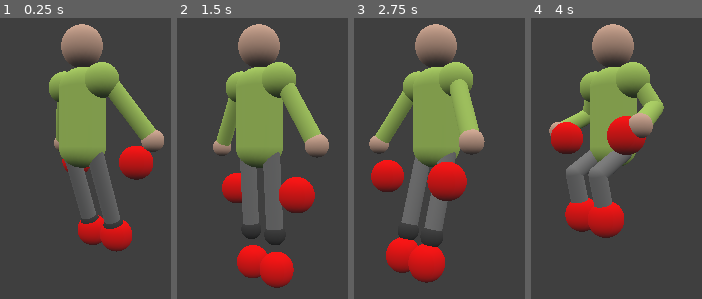
Above: before the commit, frames 1-4 (left to right).
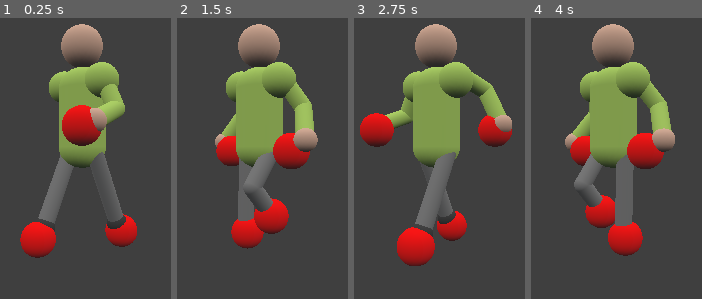
Above: after the commit, the same moments.

Repository: ogilliland/football-game
Game: Godot game, scene res://scenes/game.tscn
Same seed, same stepped clock (60 frames per second), same inputs: the game is played once before the commit and once after it.
Inputs:
- Up to frame 1 (0.25 s): no input
- Up to frame 2 (1.5 s): no input
- Up to frame 3 (2.75 s): no input
- Up to frame 4 (4 s): no input

The runs differ from the first frame. In frame 1, 16% of the frame differs, in the area x 11-96%, y 22-86%; in frame 2, 19%; in frame 3, 22%, in the area x 3-93%, y 19-95%; in frame 4, 19%.

Commit message:
Dynamic character animation

Diff:
--- a/scenes/character.tscn
+++ b/scenes/character.tscn
@@ -26,6 +26,280 @@
 
 [sub_resource type="SpatialMaterial" id=10]
 albedo_color = Color( 0.847059, 0.686275, 0.6, 1 )
+
+[sub_resource type="Animation" id=13]
+length = 0.001
+tracks/0/type = "value"
+tracks/0/path = NodePath("Body/LeftFootTarget:translation")
+tracks/0/interp = 1
+tracks/0/loop_wrap = true
+tracks/0/imported = false
+tracks/0/enabled = true
+tracks/0/keys = {
+"times": PoolRealArray( 0 ),
+"transitions": PoolRealArray( 1 ),
+"update": 0,
+"values": [ Vector3( -0.1, 0, 0 ) ]
+}
+tracks/1/type = "value"
+tracks/1/path = NodePath("Body/RightFootTarget:translation")
+tracks/1/interp = 1
+tracks/1/loop_wrap = true
+tracks/1/imported = false
+tracks/1/enabled = true
+tracks/1/keys = {
+"times": PoolRealArray( 0 ),
+"transitions": PoolRealArray( 1 ),
+"update": 0,
+"values": [ Vector3( 0.1, 0, 0 ) ]
+}
+tracks/2/type = "value"
+tracks/2/path = NodePath("Body/LeftHandTarget:translation")
+tracks/2/interp = 1
+tracks/2/loop_wrap = true
+tracks/2/imported = false
+tracks/2/enabled = true
+tracks/2/keys = {
+"times": PoolRealArray( 0 ),
+"transitions": PoolRealArray( 1 ),
+"update": 0,
+"values": [ Vector3( -0.25, 0.45, 0 ) ]
+}
+tracks/3/type = "value"
+tracks/3/path = NodePath("Body/RightHandTarget:translation")
+tracks/3/interp = 1
+tracks/3/loop_wrap = true
+tracks/3/imported = false
+tracks/3/enabled = true
+tracks/3/keys = {
+"times": PoolRealArray( 0 ),
+"transitions": PoolRealArray( 1 ),
+"update": 0,
+"values": [ Vector3( 0.25, 0.45, 0 ) ]
+}
+tracks/4/type = "value"
+tracks/4/path = NodePath("LeftArm:rotation_degrees")
+tracks/4/interp = 1
+tracks/4/loop_wrap = true
+tracks/4/imported = false
+tracks/4/enabled = true
+tracks/4/keys = {
+"times": PoolRealArray( 0 ),
+"transitions": PoolRealArray( 1 ),
+"update": 0,
+"values": [ Vector3( 0, -180, 10 ) ]
+}
+tracks/5/type = "value"
+tracks/5/path = NodePath("RightArm:rotation_degrees")
+tracks/5/interp = 1
+tracks/5/loop_wrap = true
+tracks/5/imported = false
+tracks/5/enabled = true
+tracks/5/keys = {
+"times": PoolRealArray( 0 ),
+"transitions": PoolRealArray( 1 ),
+"update": 0,
+"values": [ Vector3( 0, -180, -10 ) ]
+}
+
+[sub_resource type="Animation" id=18]
+resource_name = "idle"
+tracks/0/type = "value"
+tracks/0/path = NodePath("Body/LeftFootTarget:translation")
+tracks/0/interp = 1
+tracks/0/loop_wrap = true
+tracks/0/imported = false
+tracks/0/enabled = true
+tracks/0/keys = {
+"times": PoolRealArray( 0 ),
+"transitions": PoolRealArray( 1 ),
+"update": 0,
+"values": [ Vector3( -0.1, 0, 0 ) ]
+}
+tracks/1/type = "value"
+tracks/1/path = NodePath("Body/RightFootTarget:translation")
+tracks/1/interp = 1
+tracks/1/loop_wrap = true
+tracks/1/imported = false
+tracks/1/enabled = true
+tracks/1/keys = {
+"times": PoolRealArray( 0 ),
+"transitions": PoolRealArray( 1 ),
+"update": 0,
+"values": [ Vector3( 0.1, 0, 0 ) ]
+}
+tracks/2/type = "value"
+tracks/2/path = NodePath("Body/LeftHandTarget:translation")
+tracks/2/interp = 1
+tracks/2/loop_wrap = true
+tracks/2/imported = false
+tracks/2/enabled = true
+tracks/2/keys = {
+"times": PoolRealArray( 0 ),
+"transitions": PoolRealArray( 1 ),
+"update": 0,
+"values": [ Vector3( -0.25, 0.45, 0 ) ]
+}
+tracks/3/type = "value"
+tracks/3/path = NodePath("Body/RightHandTarget:translation")
+tracks/3/interp = 1
+tracks/3/loop_wrap = true
+tracks/3/imported = false
+tracks/3/enabled = true
+tracks/3/keys = {
+"times": PoolRealArray( 0 ),
+"transitions": PoolRealArray( 1 ),
+"update": 0,
+"values": [ Vector3( 0.25, 0.45, 0 ) ]
+}
+
+[sub_resource type="Animation" id=16]
+resource_name = "lower_arms"
+tracks/0/type = "value"
+tracks/0/path = NodePath("LeftArm:rotation_degrees")
+tracks/0/interp = 1
+tracks/0/loop_wrap = true
+tracks/0/imported = false
+tracks/0/enabled = true
+tracks/0/keys = {
+"times": PoolRealArray( 0 ),
+"transitions": PoolRealArray( 1 ),
+"update": 0,
+"values": [ Vector3( 0, -180, 10 ) ]
+}
+tracks/1/type = "value"
+tracks/1/path = NodePath("RightArm:rotation_degrees")
+tracks/1/interp = 1
+tracks/1/loop_wrap = true
+tracks/1/imported = false
+tracks/1/enabled = true
+tracks/1/keys = {
+"times": PoolRealArray( 0 ),
+"transitions": PoolRealArray( 1 ),
+"update": 0,
+"values": [ Vector3( 0, -180, -10 ) ]
+}
+
+[sub_resource type="Animation" id=12]
+resource_name = "move"
+length = 2.0
+loop = true
+tracks/0/type = "value"
+tracks/0/path = NodePath("Body/LeftFootTarget:translation")
+tracks/0/interp = 1
+tracks/0/loop_wrap = true
+tracks/0/imported = false
+tracks/0/enabled = true
+tracks/0/keys = {
+"times": PoolRealArray( 0, 0.5, 1, 1.5 ),
+"transitions": PoolRealArray( 1, 1, 1, 1 ),
+"update": 0,
+"values": [ Vector3( -0.1, 0.125, 0 ), Vector3( -0.1, 0, 0.25 ), Vector3( -0.1, 0, 0 ), Vector3( -0.1, 0, -0.25 ) ]
+}
+tracks/1/type = "value"
+tracks/1/path = NodePath("Body/RightFootTarget:translation")
+tracks/1/interp = 1
+tracks/1/loop_wrap = true
+tracks/1/imported = false
+tracks/1/enabled = true
+tracks/1/keys = {
+"times": PoolRealArray( 0, 0.5, 1, 1.5 ),
+"transitions": PoolRealArray( 1, 1, 1, 1 ),
+"update": 0,
+"values": [ Vector3( 0.1, 0, 0 ), Vector3( 0.1, 0, -0.25 ), Vector3( 0.1, 0.125, 0 ), Vector3( 0.1, 0, 0.25 ) ]
+}
+tracks/2/type = "value"
+tracks/2/path = NodePath("Body/LeftHandTarget:translation")
+tracks/2/interp = 1
+tracks/2/loop_wrap = true
+tracks/2/imported = false
+tracks/2/enabled = true
+tracks/2/keys = {
+"times": PoolRealArray( 0, 0.5, 1, 1.5 ),
+"transitions": PoolRealArray( 1, 1, 1, 1 ),
+"update": 0,
+"values": [ Vector3( -0.25, 0.5, 0 ), Vector3( -0.25, 0.625, -0.25 ), Vector3( -0.25, 0.5, 0 ), Vector3( -0.25, 0.625, 0.25 ) ]
+}
+tracks/3/type = "value"
+tracks/3/path = NodePath("Body/RightHandTarget:translation")
+tracks/3/interp = 1
+tracks/3/loop_wrap = true
+tracks/3/imported = false
+tracks/3/enabled = true
+tracks/3/keys = {
+"times": PoolRealArray( 0, 0.5, 1, 1.5 ),
+"transitions": PoolRealArray( 1, 1, 1, 1 ),
+"update": 0,
+"values": [ Vector3( 0.25, 0.5, 0 ), Vector3( 0.25, 0.625, 0.25 ), Vector3( 0.25, 0.5, 0 ), Vector3( 0.25, 0.625, -0.25 ) ]
+}
+
+[sub_resource type="Animation" id=15]
+resource_name = "raise_arms"
+tracks/0/type = "value"
+tracks/0/path = NodePath("LeftArm:rotation_degrees")
+tracks/0/interp = 1
+tracks/0/loop_wrap = true
+tracks/0/imported = false
+tracks/0/enabled = true
+tracks/0/keys = {
+"times": PoolRealArray( 0 ),
+"transitions": PoolRealArray( 1 ),
+"update": 0,
+"values": [ Vector3( 0, -180, 45 ) ]
+}
+tracks/1/type = "value"
+tracks/1/path = NodePath("RightArm:rotation_degrees")
+tracks/1/interp = 1
+tracks/1/loop_wrap = true
+tracks/1/imported = false
+tracks/1/enabled = true
+tracks/1/keys = {
+"times": PoolRealArray( 0 ),
+"transitions": PoolRealArray( 1 ),
+"update": 0,
+"values": [ Vector3( 0, -180, -45 ) ]
+}
+
+[sub_resource type="AnimationNodeBlend2" id=23]
+
+[sub_resource type="AnimationNodeBlend2" id=21]
+
+[sub_resource type="AnimationNodeAdd2" id=24]
+
+[sub_resource type="AnimationNodeAnimation" id=20]
+animation = "idle"
+
+[sub_resource type="AnimationNodeAnimation" id=25]
+animation = "lower_arms"
+
+[sub_resource type="AnimationNodeAnimation" id=19]
+animation = "move"
+
+[sub_resource type="AnimationNodeAnimation" id=26]
+animation = "raise_arms"
+
+[sub_resource type="AnimationNodeTimeScale" id=22]
+
+[sub_resource type="AnimationNodeBlendTree" id=14]
+graph_offset = Vector2( -312.592, 65.8537 )
+nodes/blend_arms/node = SubResource( 23 )
+nodes/blend_arms/position = Vector2( 90, 530 )
+nodes/blend_walk/node = SubResource( 21 )
+nodes/blend_walk/position = Vector2( 90, 170 )
+nodes/combine/node = SubResource( 24 )
+nodes/combine/position = Vector2( 320, 360 )
+nodes/idle/node = SubResource( 20 )
+nodes/idle/position = Vector2( -160, 140 )
+nodes/lower_arms/node = SubResource( 25 )
+nodes/lower_arms/position = Vector2( -290, 500 )
+nodes/move/node = SubResource( 19 )
+nodes/move/position = Vector2( -390, 280 )
+nodes/output/position = Vector2( 530, 410 )
+nodes/raise_arms/node = SubResource( 26 )
+nodes/raise_arms/position = Vector2( -280, 630 )
+nodes/time_scale/node = SubResource( 22 )
+nodes/time_scale/position = Vector2( -170, 300 )
+node_connections = [ "blend_arms", 0, "lower_arms", "blend_arms", 1, "raise_arms", "combine", 0, "blend_walk", "combine", 1, "blend_arms", "blend_walk", 0, "idle", "blend_walk", 1, "time_scale", "output", 0, "combine", "time_scale", 0, "move" ]
 
 [node name="Character" type="Spatial"]
 
@@ -78,15 +352,31 @@
 end_color = Color( 0.25098, 0.25098, 0.25098, 1 )
 
 [node name="LeftArm" parent="." instance=ExtResource( 1 )]
-transform = Transform( -0.866025, 0.5, -8.74228e-08, 0.5, 0.866025, 0, 7.57103e-08, -4.37114e-08, -1, -0.15, 0.95, 0 )
+transform = Transform( -0.984807, 0.173648, 8.74228e-08, 0.173648, 0.984807, 0, -8.60946e-08, 1.51808e-08, -1, -0.15, 0.95, 0 )
 target = NodePath("../Body/LeftHandTarget")
 upper_color = Color( 0.686275, 0.831373, 0.4, 1 )
 lower_color = Color( 0.686275, 0.831373, 0.4, 1 )
 end_color = Color( 0.847059, 0.686275, 0.6, 1 )
 
 [node name="RightArm" parent="." instance=ExtResource( 1 )]
-transform = Transform( -0.866025, -0.5, -8.74228e-08, -0.5, 0.866025, 0, 7.57103e-08, 4.37114e-08, -1, 0.15, 0.95, 0 )
+transform = Transform( -0.984807, -0.173648, 8.74228e-08, -0.173648, 0.984807, 0, -8.60946e-08, -1.51808e-08, -1, 0.15, 0.95, 0 )
 target = NodePath("../Body/RightHandTarget")
 upper_color = Color( 0.686275, 0.831373, 0.4, 1 )
 lower_color = Color( 0.686275, 0.831373, 0.4, 1 )
 end_color = Color( 0.847059, 0.686275, 0.6, 1 )
+
+[node name="AnimationPlayer" type="AnimationPlayer" parent="."]
+anims/RESET = SubResource( 13 )
+anims/idle = SubResource( 18 )
+anims/lower_arms = SubResource( 16 )
+anims/move = SubResource( 12 )
+anims/raise_arms = SubResource( 15 )
+
+[node name="AnimationTree" type="AnimationTree" parent="."]
+tree_root = SubResource( 14 )
+anim_player = NodePath("../AnimationPlayer")
+active = true
+parameters/blend_arms/blend_amount = 0.5
+parameters/blend_walk/blend_amount = 1.0
+parameters/combine/add_amount = 1.0
+parameters/time_scale/scale = 2.0
--- a/scripts/ik_target.gd
+++ b/scripts/ik_target.gd
@@ -1,10 +1,10 @@
 extends Position3D
 
-var start_pos: Vector3
-
-func _ready() -> void:
-	start_pos = translation
-
-func _physics_process(_delta: float) -> void:
-	translation.y = start_pos.y + 0.2 * sin(OS.get_ticks_msec() * 0.001)
-	translation.z = start_pos.z + 0.2 * cos(OS.get_ticks_msec() * 0.001)
+#var start_pos: Vector3
+#
+#func _ready() -> void:
+#	start_pos = translation
+#
+#func _physics_process(_delta: float) -> void:
+#	translation.y = start_pos.y + 0.2 * sin(OS.get_ticks_msec() * 0.001)
+#	translation.z = start_pos.z + 0.2 * cos(OS.get_ticks_msec() * 0.001)
Not shown: 1 places in scenes/character.tscn that only renumber resources
